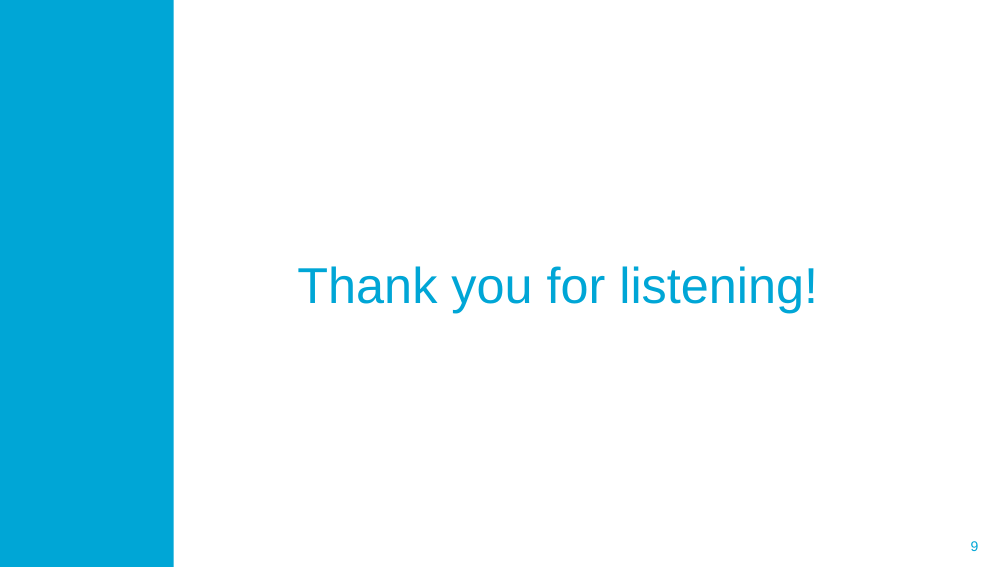
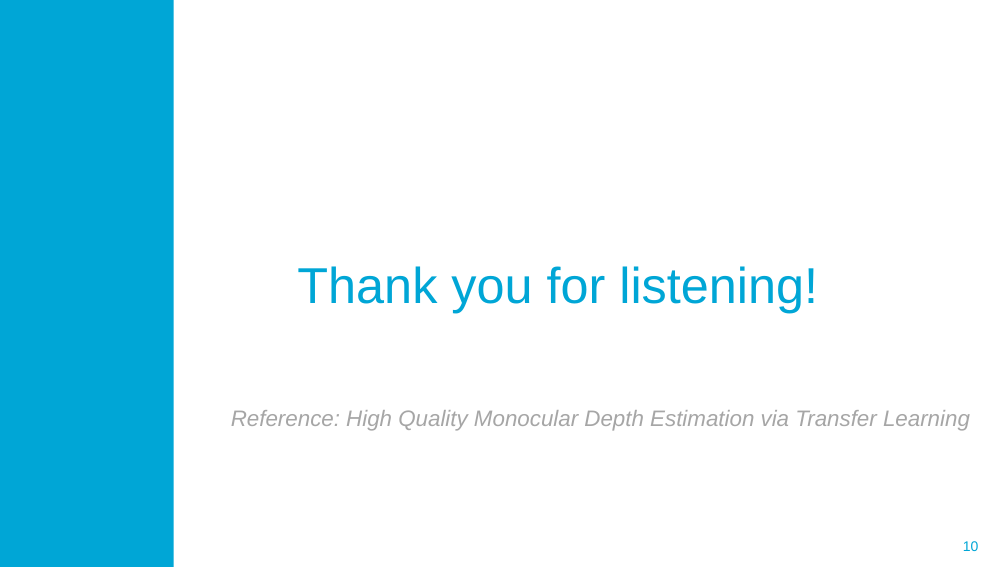
Before and after one commit to siyuanwu99/IEEE-RAS-slam-winter-school-project-9, a slide deck: slide 10 of Proj 9 Presentation.pptx (slide 9 before the commit). Drawn at 1008x567 pixels with LibreOffice and Linux fonts; fonts in the diff are those of the drawing; background and template pictures are left out. Boxes give left, top, right and bottom in pixels: in the first picture for what was removed or moved away, otherwise in the second. Text is boxed around its words. In the diff, an @@ line names an element or a change of style, - is before the commit and + after.

```diff
--- a/Proj 9 Presentation.pptx
+++ b/Proj 9 Presentation.pptx
@@ text added at box(231, 410, 970, 431), 16 pt, text #A6A6A6, italic @@
+Reference: High Quality Monocular Depth Estimation via Transfer Learning
@@ page number at box(963, 541, 979, 551): text changed @@
-9
+10
```
Also in this commit, not shown: 4 other slides changed, 1 slide added.
